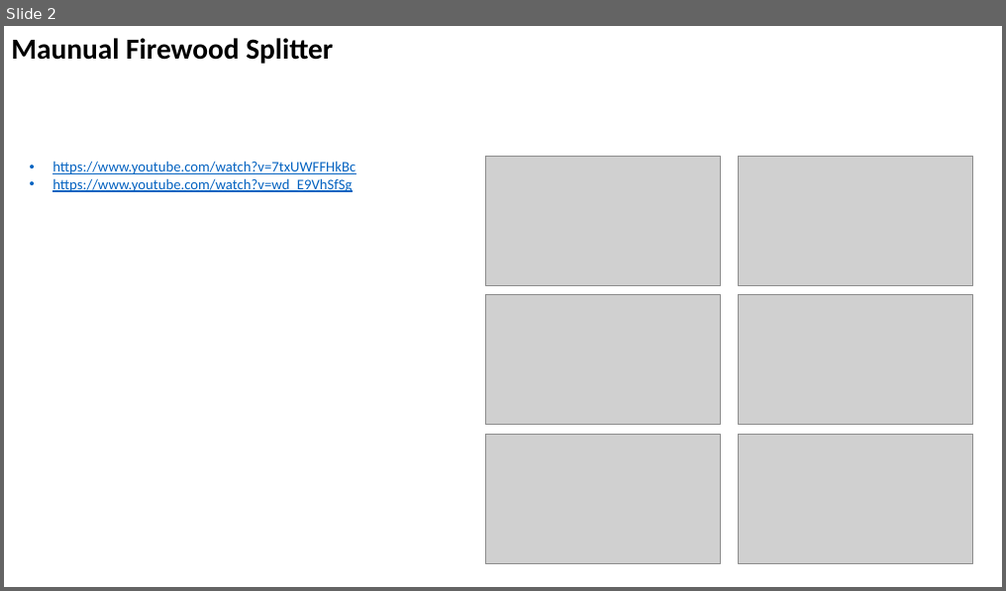
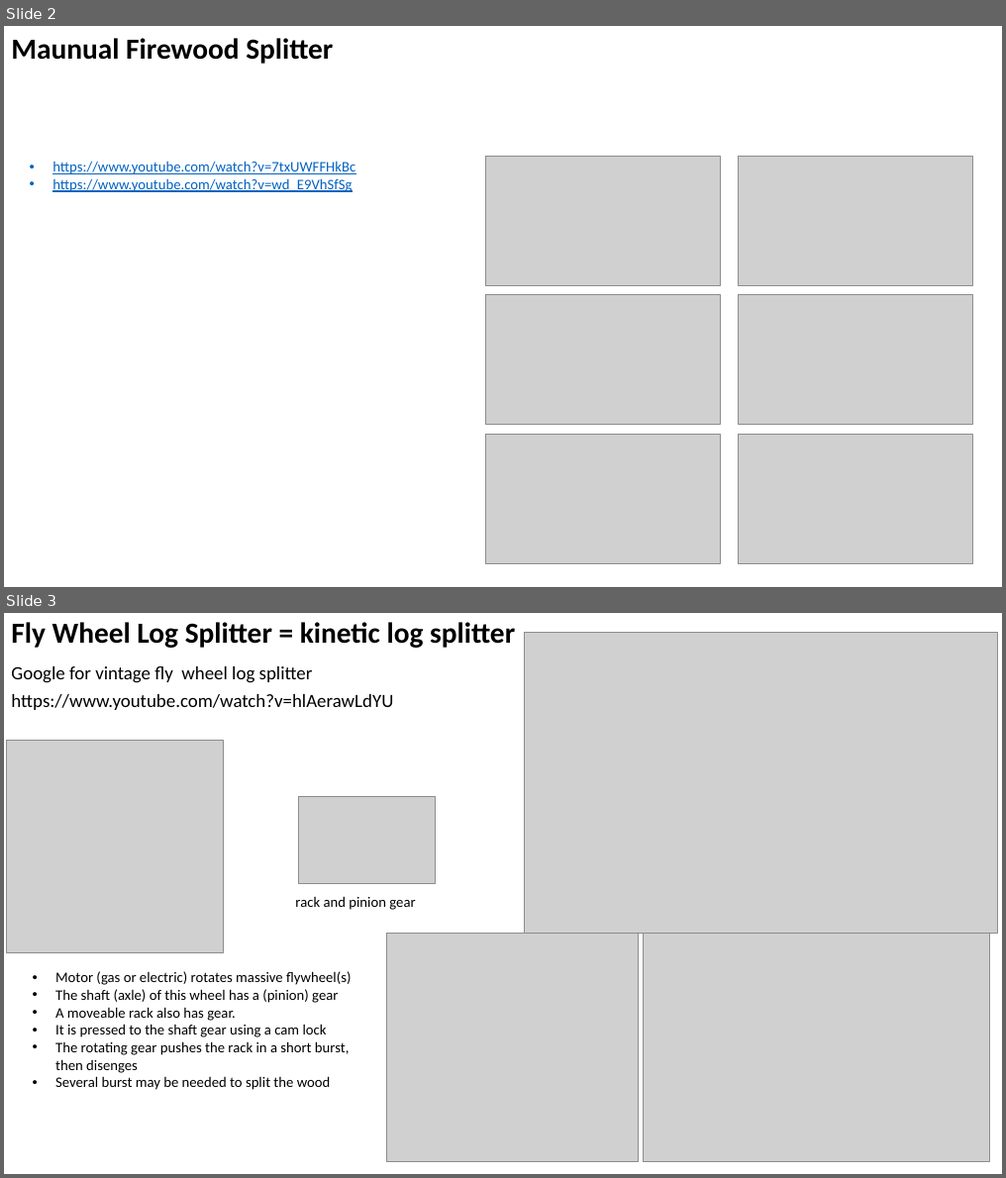
Before and after one commit to lselector/misc_farm, a slide deck: wood_log_splitter.pptx. Shown one above the other, each under a label of ours: slide 2 before the commit, slides 2 and 3 after it. The pictures are 1006x591 and 1006x1178 pixels, drawn with LibreOffice and Linux fonts; fonts in the diff are those of the drawing; grey boxes stand for pictures. Boxes give left, top, right and bottom in pixels: in the first picture for what was removed or moved away, otherwise in the second. Text is boxed around its words. In the diff, an @@ line names an element or a change of style, - is before the commit and + after.

Commit message:
update

```diff
--- a/wood_log_splitter.pptx
+++ b/wood_log_splitter.pptx
@@ slide 3 added at bbox=[4, 613, 1002, 1174], background #FFFFFF @@
@@ text added at bbox=[11, 622, 515, 648], 28 pt, text #000000, bold @@
+Fly Wheel Log Splitter = kinetic log splitter
@@ picture added at bbox=[525, 633, 997, 934] @@
@@ text added at bbox=[11, 666, 313, 683], 18 pt, text #000000 @@
+Google for vintage fly wheel log splitter
@@ text added at bbox=[11, 694, 393, 710], 18 pt, text #000000 @@
+https://www.youtube.com/watch?v=hlAerawLdYU
@@ picture added at bbox=[7, 741, 224, 954] @@
@@ picture added at bbox=[299, 796, 436, 884] @@
@@ text added at bbox=[295, 896, 415, 910], 14 pt, text #000000 @@
+rack and pinion gear
@@ picture added at bbox=[386, 934, 639, 1162] @@
@@ picture added at bbox=[643, 923, 989, 1161] @@
@@ text added at bbox=[55, 971, 350, 1090], 14 pt, text #000000 @@
+• Motor (gas or electric) rotates massive flywheel(s)
+• The shaft (axle) of this wheel has a (pinion) gear
+• A moveable rack also has gear.
+• It is pressed to the shaft gear using a cam lock
+• The rotating gear pushes the rack in a short burst,
+  then disenges
+• Several burst may be needed to split the wood
```
